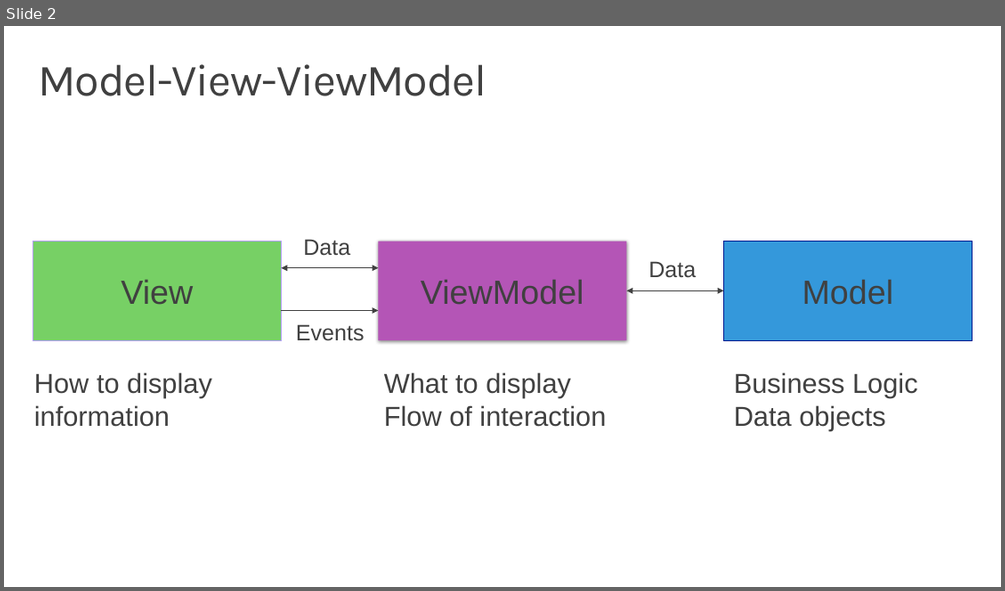
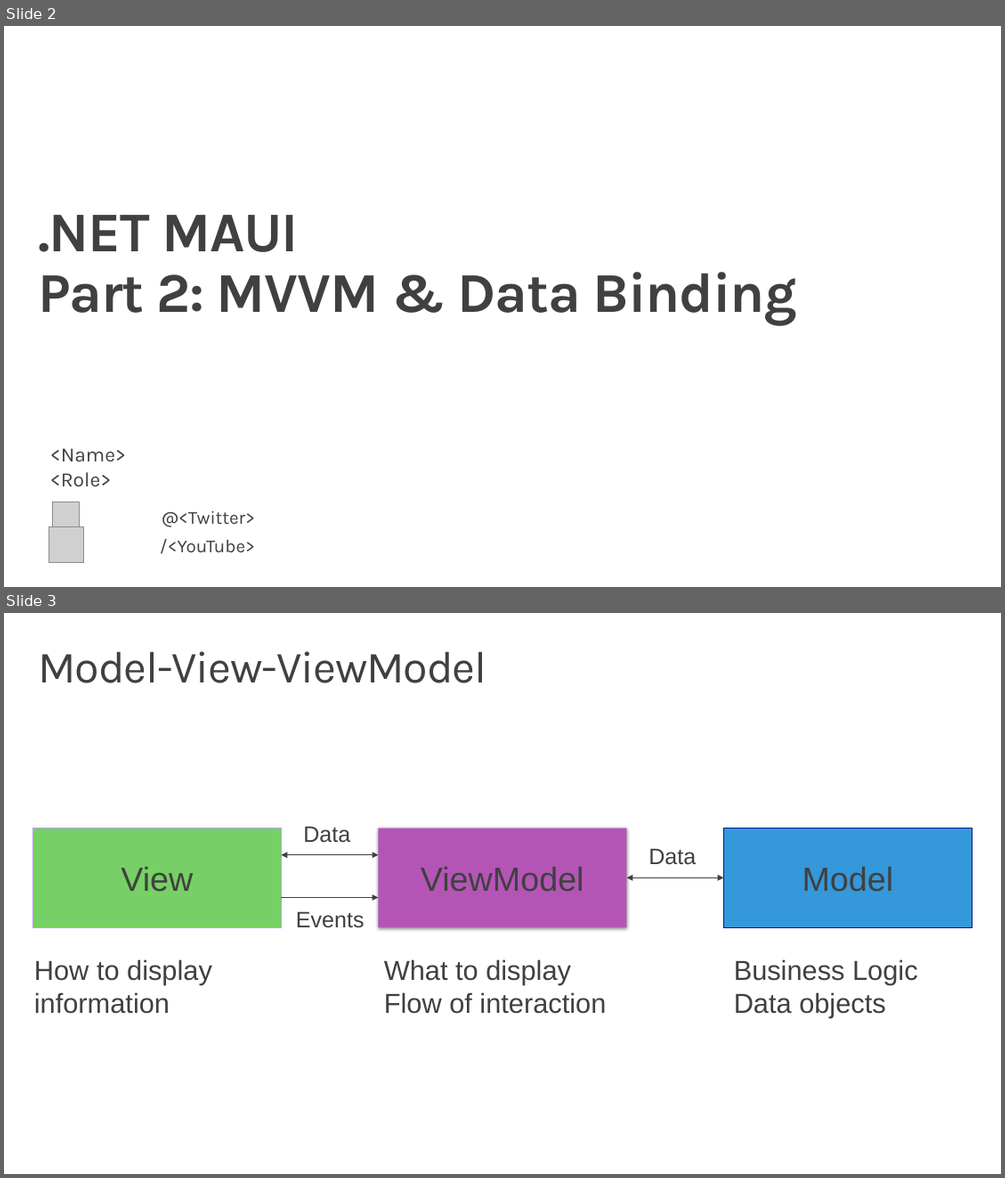
Before and after one commit to dotnet-presentations/dotnet-maui-workshop, a slide deck: Slides/Workshop2 - MVVM and Data Binding.pptx. Shown one above the other, each under a label of ours: slide 2 before the commit, slides 2 and 3 after it. The pictures are 1005x591 and 1005x1178 pixels, drawn with LibreOffice and Linux fonts; fonts in the diff are those of the drawing; grey boxes stand for pictures; background and template pictures are left out. Boxes give left, top, right and bottom in pixels: in the first picture for what was removed or moved away, otherwise in the second. Text is boxed around its words. In the diff, an @@ line names an element or a change of style, - is before the commit and + after.

```diff
--- a/Slides/Workshop2 - MVVM and Data Binding.pptx
+++ b/Slides/Workshop2 - MVVM and Data Binding.pptx
@@ slide 2 added at (4,26,1001,587), background #FFFFFF @@
@@ title added at (38,215,797,326), 54 pt, text #404040, bold @@
+.NET MAUI
+Part 2: MVVM & Data Binding
@@ text added at (50,448,126,487), 19.6 pt, text #404040 @@
+<Name>
+<Role>
@@ picture added at (53,501,80,529) @@
@@ picture added at (48,527,84,562) @@
@@ text added at (160,511,255,554), 17.6 pt, text #404040 @@
+@<Twitter>
+/<YouTube>
@@ what was slide 2 is now slide 3 @@
```
Also in this commit, not shown: 2 slides changed, 1 other slide added, 5 other files.
